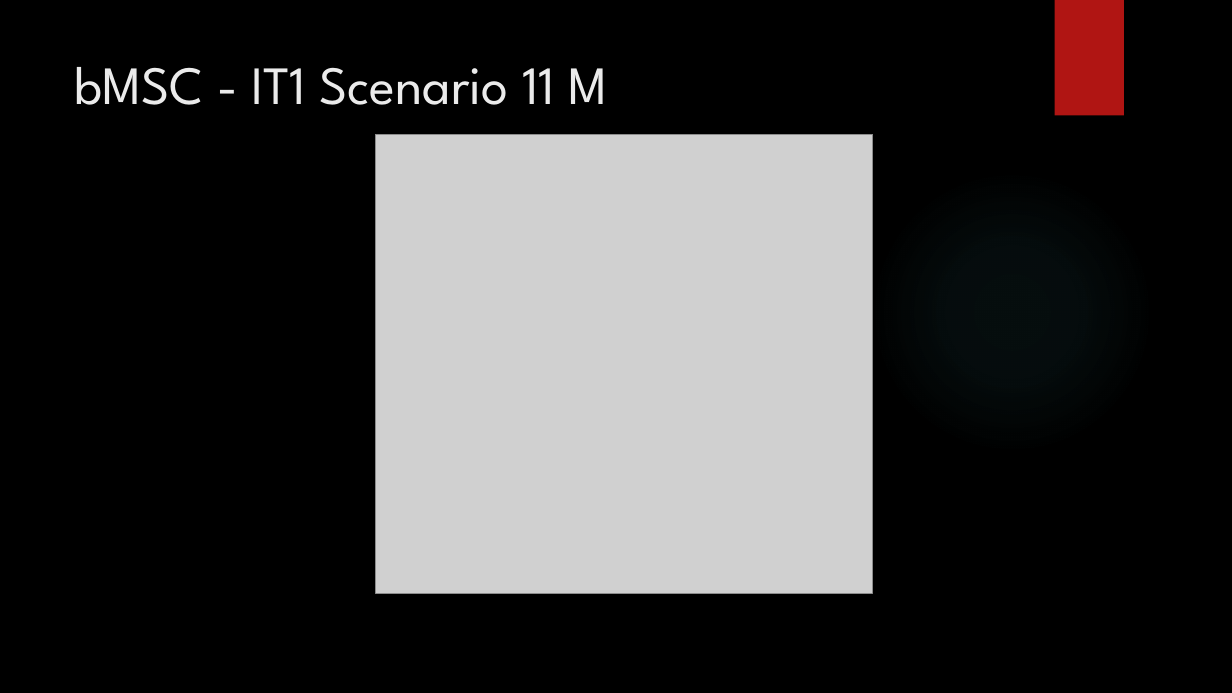
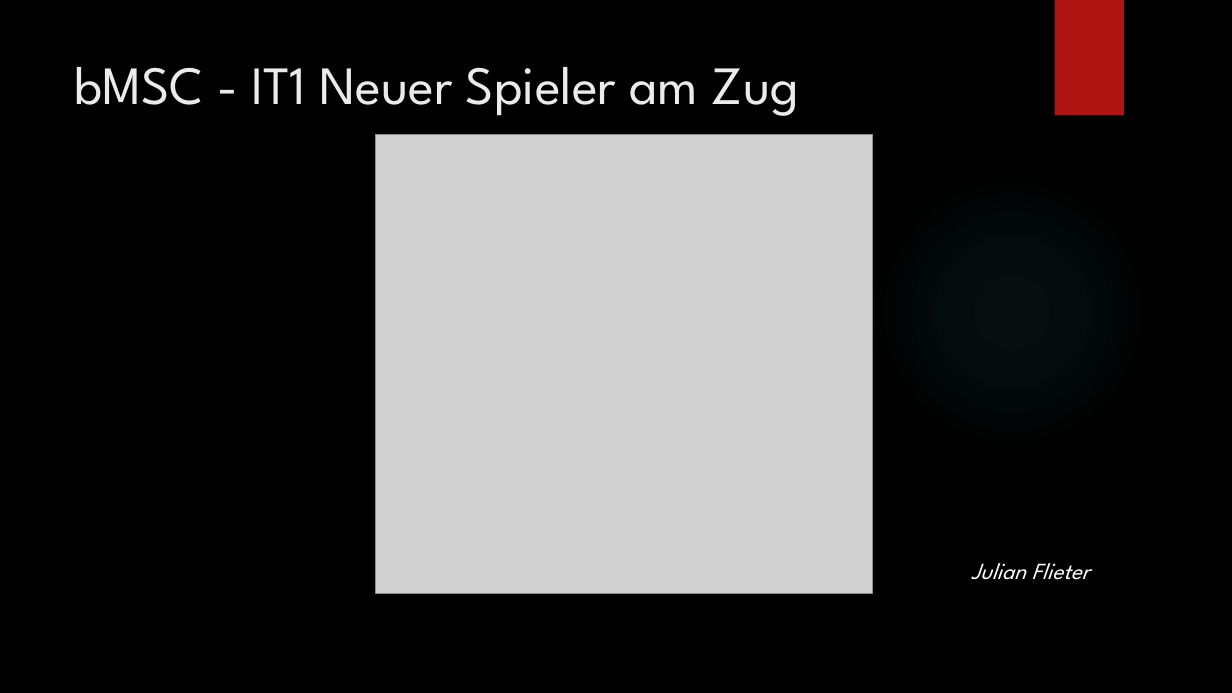
Before and after one commit to tarik2281/Swat_Engagement_Pheretima, a slide deck: slide 9 of Dokumentation/SEP Gruppe L - Swat Engagement Pheretima.pptx (slide 7 before the commit). Drawn at 1232x693 pixels with LibreOffice and Linux fonts; fonts in the diff are those of the drawing; grey boxes stand for pictures; background and template pictures are left out. Boxes give left, top, right and bottom in pixels: in the first picture for what was removed or moved away, otherwise in the second. Text is boxed around its words. In the diff, an @@ line names an element or a change of style, - is before the commit and + after.

```diff
--- a/Dokumentation/SEP Gruppe L - Swat Engagement Pheretima.pptx
+++ b/Dokumentation/SEP Gruppe L - Swat Engagement Pheretima.pptx
@@ title at bbox=[75, 67, 799, 116]: text changed @@
-bMSC - IT1 Scenario 11 M
+bMSC - IT1 Neuer Spieler am Zug
@@ text added at bbox=[971, 563, 1090, 580], 18 pt, text #FFFFFF, italic @@
+Julian Flieter
```
Also in this commit, not shown: 5 other slides changed, 4 slides added, 2 slides removed, 3 other files.
